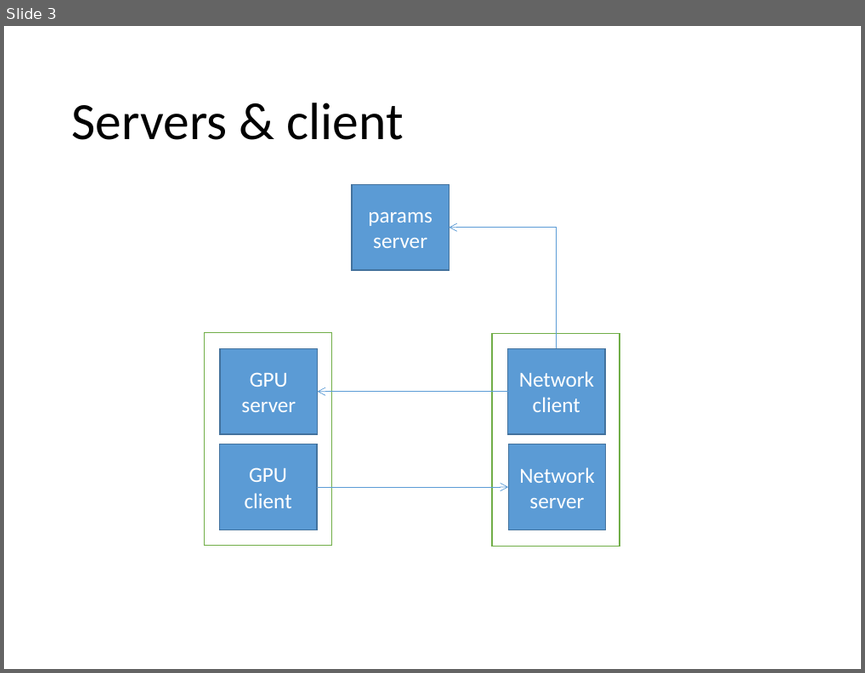
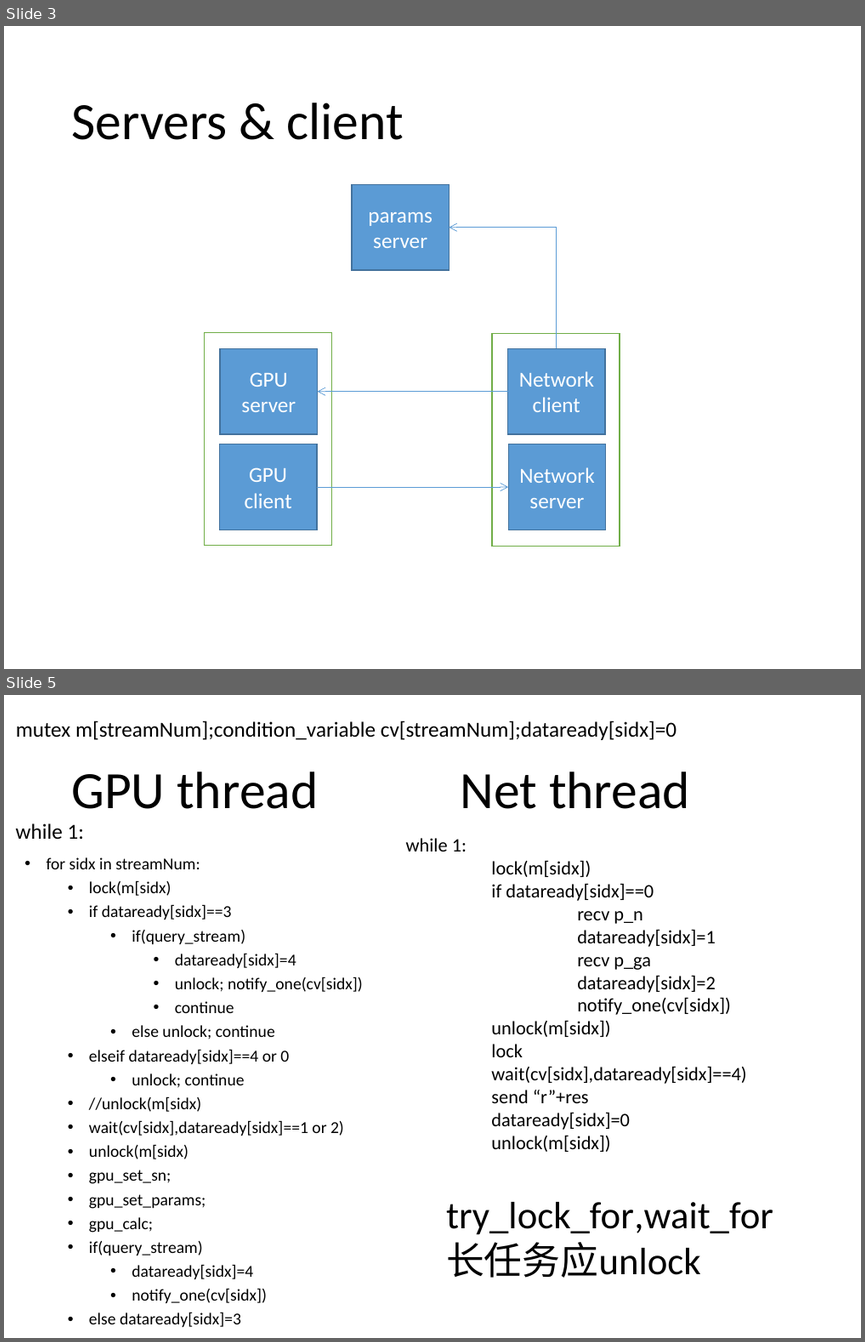
Before and after one commit to liu-kan/gSMFRETda, a slide deck: doc/nanomsg.pptx. Shown one above the other, each under a label of ours: slide 3 before the commit, slides 3 and 5 after it; the slides between them are not shown. The pictures are 865x673 and 865x1342 pixels, drawn with LibreOffice and Linux fonts; fonts in the diff are those of the drawing. Boxes give left, top, right and bottom in pixels: in the first picture for what was removed or moved away, otherwise in the second. Text is boxed around its words. In the diff, an @@ line names an element or a change of style, - is before the commit and + after.

```diff
--- a/doc/nanomsg.pptx
+++ b/doc/nanomsg.pptx
@@ slide 5 added at [4, 695, 861, 1338], background #FFFFFF @@
@@ text added at [16, 721, 676, 740], 18 pt, text #000000 @@
+mutex m[streamNum];condition_variable cv[streamNum];dataready[sidx]=0
@@ title added at [71, 771, 318, 809], 44 pt, text #000000 @@
+GPU thread
@@ text added at [460, 771, 690, 809], 44 pt, text #000000 @@
+Net thread
@@ text added at [16, 823, 84, 839], 18 pt, text #000000 @@
+while 1:
@@ text added at [406, 838, 746, 1151], 16 pt, text #000000 @@
+while 1:
+lock(m[sidx])
+  if dataready[sidx]==0
+  recv p_n
+  dataready[sidx]=1
+  recv p_ga
+  dataready[sidx]=2
+      notify_one(cv[sidx])
+      unlock(m[sidx])
+      lock
+      wait(cv[sidx],dataready[sidx]==4)
+      send “r”+res
+      dataready[sidx]=0
+      unlock(m[sidx])
@@ text added at [46, 857, 363, 1327], 14 pt, text #000000 @@
+• for sidx in streamNum:
+  • lock(m[sidx)
+  • if dataready[sidx]==3
+    • if(query_stream)
+      • dataready[sidx]=4
+      • unlock; notify_one(cv[sidx])
+      • continue
+    • else unlock; continue
+  • elseif dataready[sidx]==4 or 0
+    • unlock; continue
+  • //unlock(m[sidx)
+  • wait(cv[sidx],dataready[sidx]==1 or 2)
+  • unlock(m[sidx)
+  • gpu_set_sn;
+  • gpu_set_params;
+  • gpu_calc;
+  • if(query_stream)
+    • dataready[sidx]=4
+    • notify_one(cv[sidx])
+  • else dataready[sidx]=3
@@ text added at [446, 1202, 773, 1277], 32 pt, text #000000 @@
+try_lock_for,wait_for
+长任务应unlock
```
Also in this commit, not shown: 1 slide changed, 6 other files.
